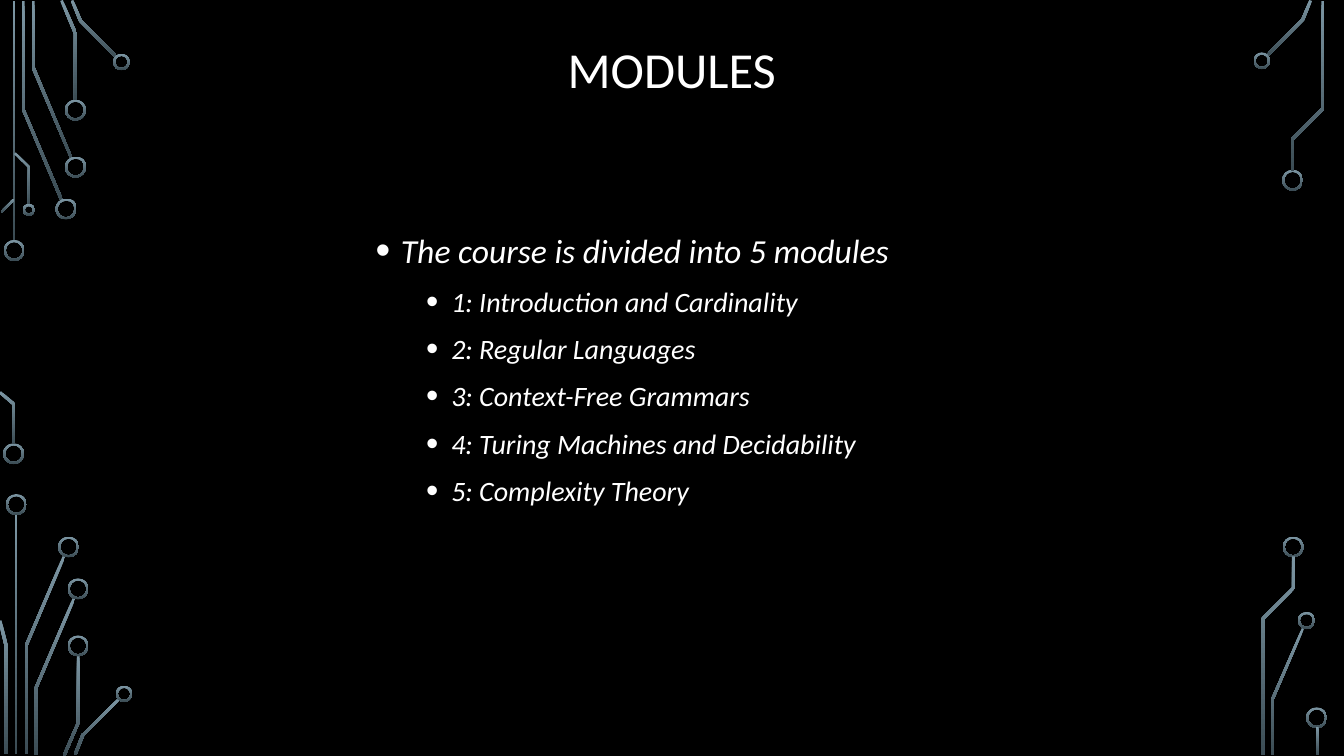
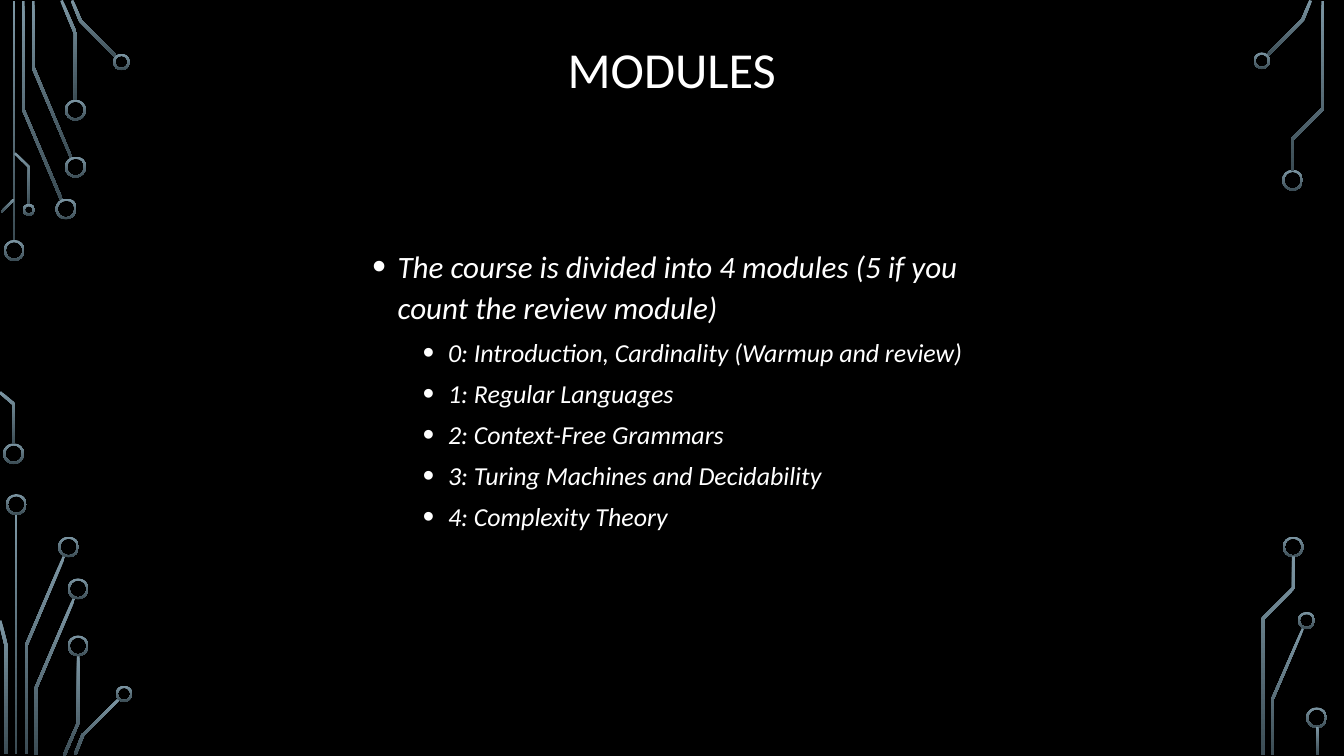
Before and after one commit to markfloryan/dmt2, a slide deck: slide 17 of slides/00-CourseIntroduction.pptx (slide 14 before the commit). Drawn at 1344x756 pixels with LibreOffice and Linux fonts; fonts in the diff are those of the drawing; background and template pictures are left out. Boxes give left, top, right and bottom in pixels: in the first picture for what was removed or moved away, otherwise in the second. Text is boxed around its words. In the diff, an @@ line names an element or a change of style, - is before the commit and + after.

```diff
--- a/slides/00-CourseIntroduction.pptx
+++ b/slides/00-CourseIntroduction.pptx
@@ text at (398, 255, 962, 531): text changed; size 20 to 18.5 pt @@
-• The course is divided into 5 modules
-  • 1: Introduction and Cardinality
-  • 2: Regular Languages
-  • 3: Context-Free Grammars
-  • 4: Turing Machines and Decidability
-  • 5: Complexity Theory
+• The course is divided into 4 modules (5 if you count the review module)
+  • 0: Introduction, Cardinality (Warmup and review)
+  • 1: Regular Languages
+  • 2: Context-Free Grammars
+  • 3: Turing Machines and Decidability
+  • 4: Complexity Theory
```
Also in this commit, not shown: 10 other slides changed, 6 slides added, 1 slide removed, 10 other files.
